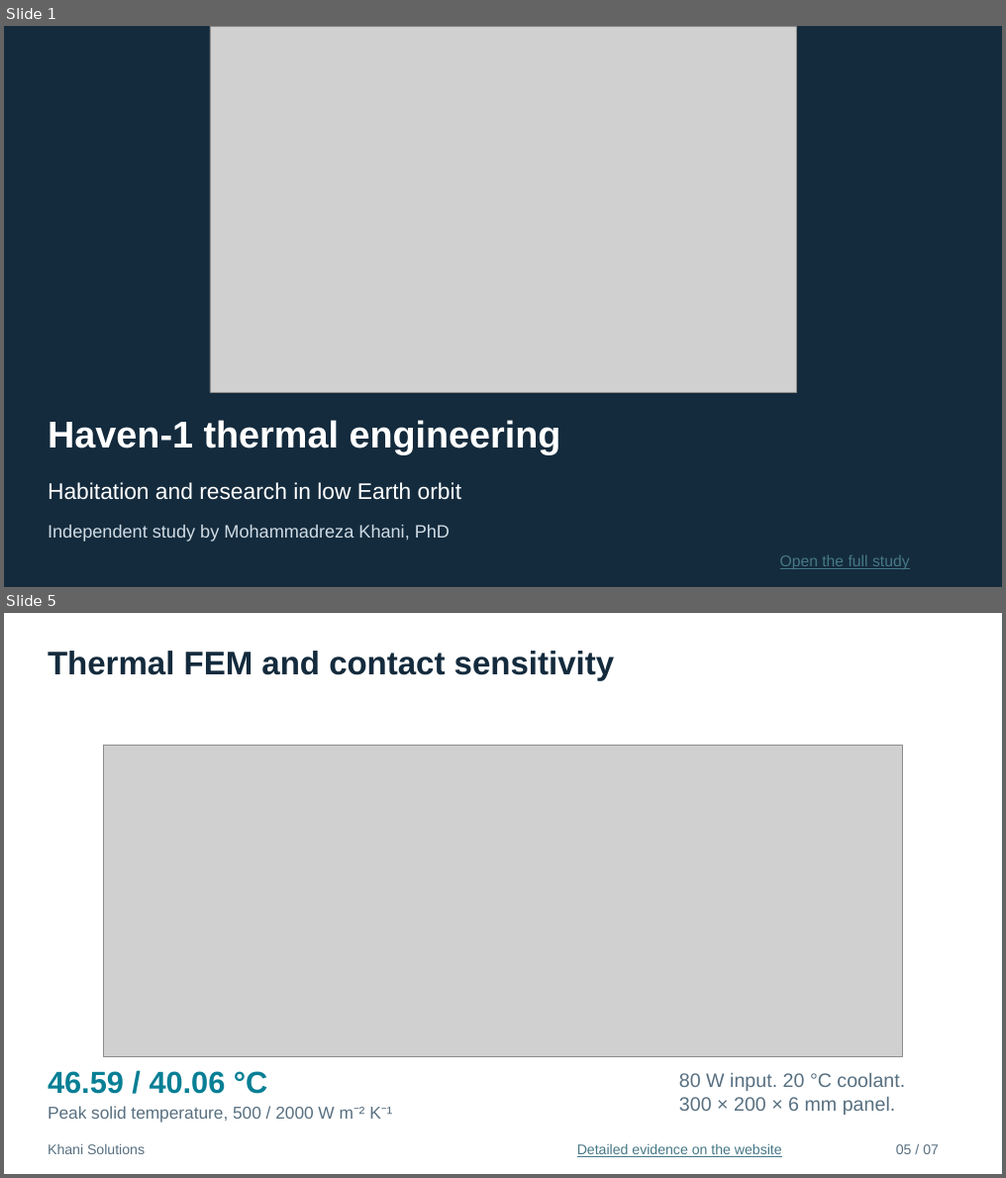
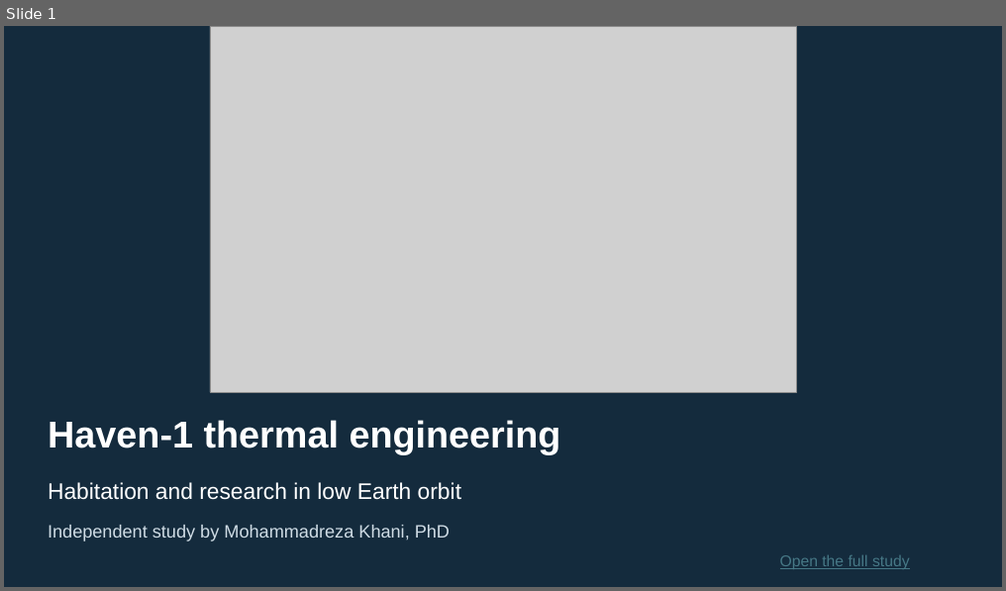
Before and after one commit to mrkhani88/khani-solutions-site, a slide deck: assets/studies/vast-haven-1/interview/Haven1_Thermal_Engineering_Interview.pptx. Shown one above the other, each under a label of ours: slides 1 and 5 before the commit, slide 1 after it; the slides between them are not shown. The pictures are 1006x1178 and 1006x591 pixels, drawn with LibreOffice and Linux fonts; fonts in the diff are those of the drawing; grey boxes stand for pictures. Boxes give left, top, right and bottom in pixels: in the first picture for what was removed or moved away, otherwise in the second. Text is boxed around its words. In the diff, an @@ line names an element or a change of style, - is before the commit and + after.

Commit message:
Connect Haven thermal CFD and FEM study and update ten-slide interview deck

```diff
--- a/assets/studies/vast-haven-1/interview/Haven1_Thermal_Engineering_Interview.pptx
+++ b/assets/studies/vast-haven-1/interview/Haven1_Thermal_Engineering_Interview.pptx
@@ slide 5 removed at (4,613,1002,1174), background #FFFFFF @@
@@ text removed at (48,651,614,681) @@
-Thermal FEM and contact sensitivity
@@ picture removed at (104,745,902,1057) @@
@@ text removed at (48,1071,267,1094) @@
-46.59 / 40.06 °C
@@ text removed at (679,1073,905,1115) @@
-80 W input. 20 °C coolant.
-300 × 200 × 6 mm panel.
@@ text removed at (48,1106,393,1123) @@
-Peak solid temperature, 500 / 2000 W m⁻² K⁻¹
@@ text removed at (48,1144,145,1155) @@
-Khani Solutions
@@ text removed at (577,1144,782,1157) @@
-Detailed evidence on the website
@@ text removed at (896,1145,939,1155) @@
-05 / 07
```
Also in this commit, not shown: 2 slides changed, 7 slides added, 3 other slides removed, 23 other files.
